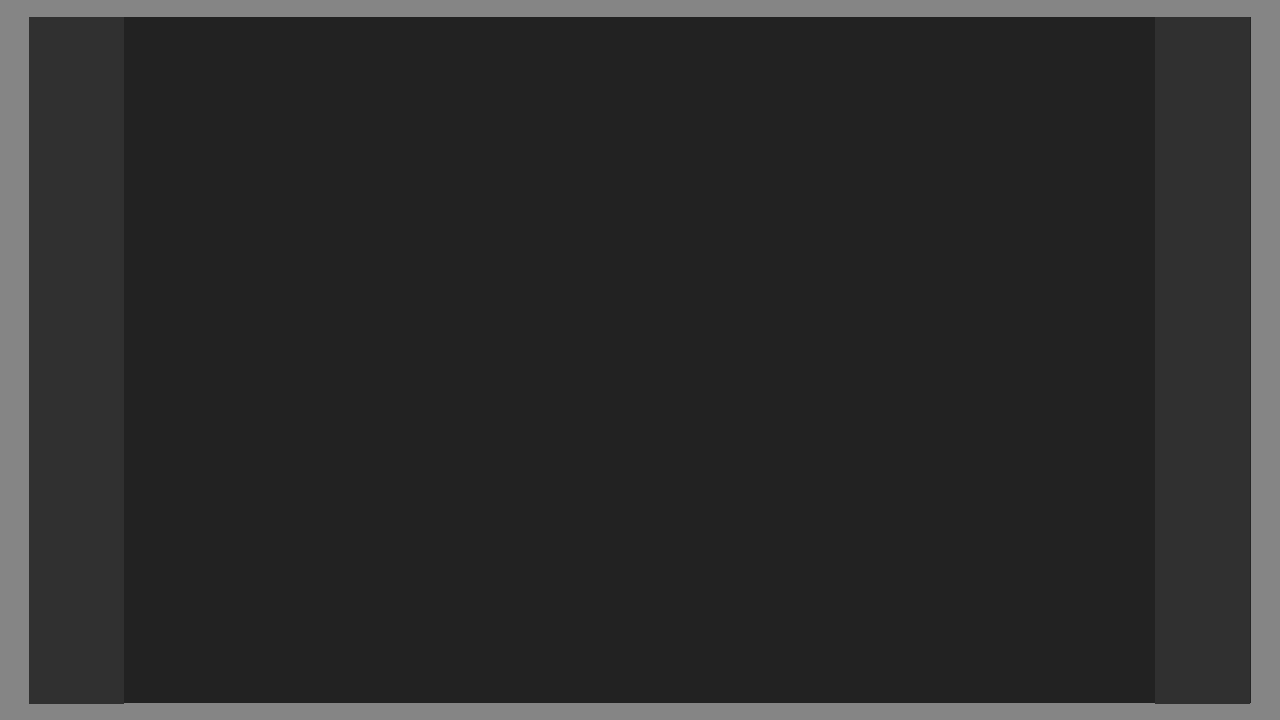
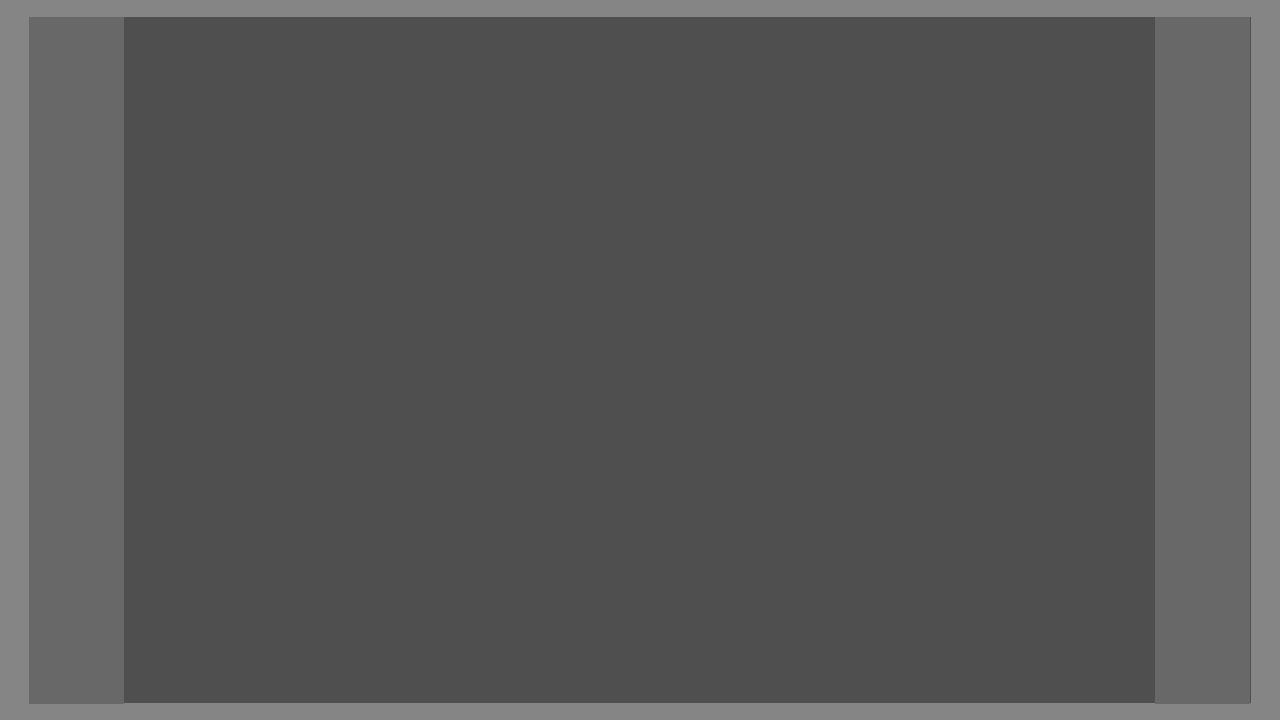
Before/after of a 1280px x 720px layered artwork. What changed in the layer stack:
painted on "Rectangle 1" (1st of 2, in "Group 1") over [29, 17, 124, 704]
painted on "Rectangle 1" (2nd of 2, in "Group 1") over [1155, 17, 1250, 704]
painted on "Layer 2" over [29, 17, 1251, 703]
moved "Layer 1" into group "Group 1" over [29, 17, 1251, 704]
